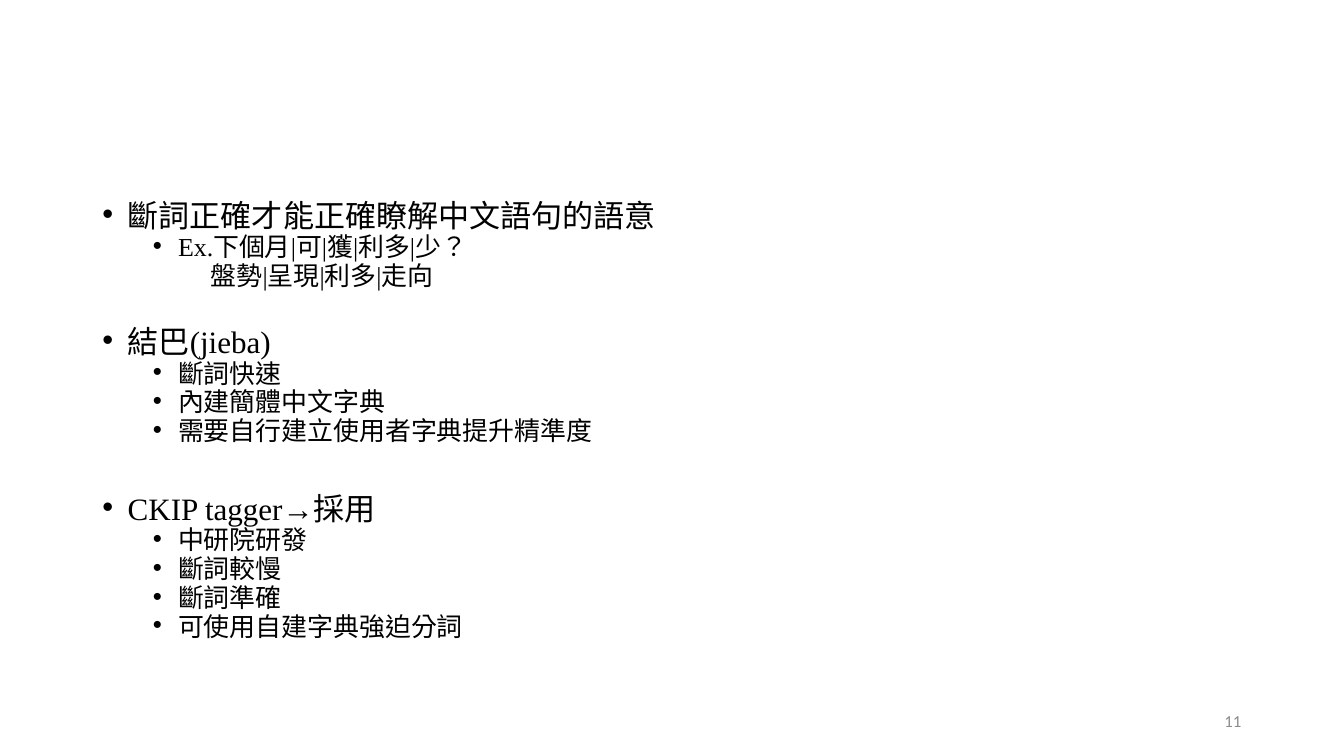
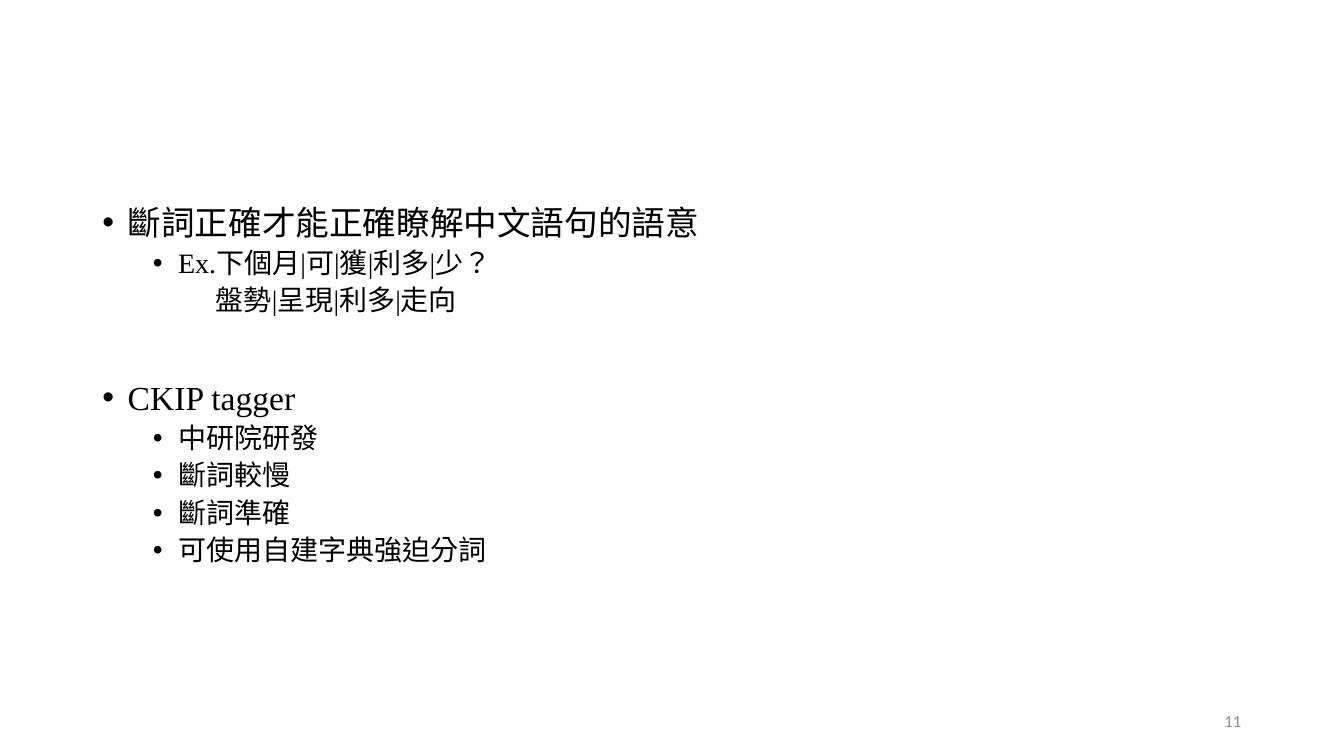
Before and after one commit to Skya-neko/StockPrediction, a slide deck: slide 11 of document/基於財經字典與分析指標的神經網路預測股價趨勢.pptx. Drawn at 1344x756 pixels with LibreOffice and Linux fonts; fonts in the diff are those of the drawing; background and template pictures are left out. Boxes give left, top, right and bottom in pixels: in the first picture for what was removed or moved away, otherwise in the second. Text is boxed around its words. In the diff, an @@ line names an element or a change of style, - is before the commit and + after.

```diff
--- a/document/基於財經字典與分析指標的神經網路預測股價趨勢.pptx
+++ b/document/基於財經字典與分析指標的神經網路預測股價趨勢.pptx
@@ text at (x1=128, y1=206, x2=699, y2=563): size 22.2 to 24 pt in "斷詞正確才能正確瞭解中文語句的語意"; size 18.5 to 20 pt in "Ex.下個月|可|獲|利多|少？", "盤勢|呈現|利多|走向", "中研院研發", "斷詞較慢" and 2 more places; line spacing 0.7 to 0.9 @@
@@ text at (x1=128, y1=387, x2=295, y2=416): text changed; size 18.5 to 24 pt @@
-• 結巴(jieba)
-  • 斷詞快速
-  • 內建簡體中文字典
-  • 需要自行建立使用者字典提升精準度
-• CKIP tagger→採用
+• CKIP tagger
```
Also in this commit, not shown: 23 other slides changed, 2 slides added, 1 slide removed, 7 other files.
